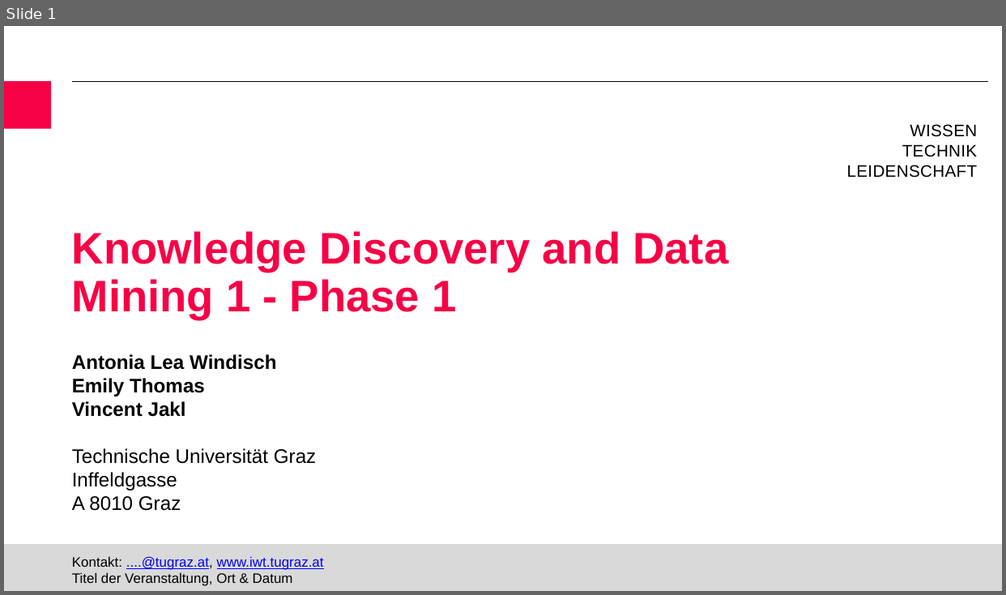
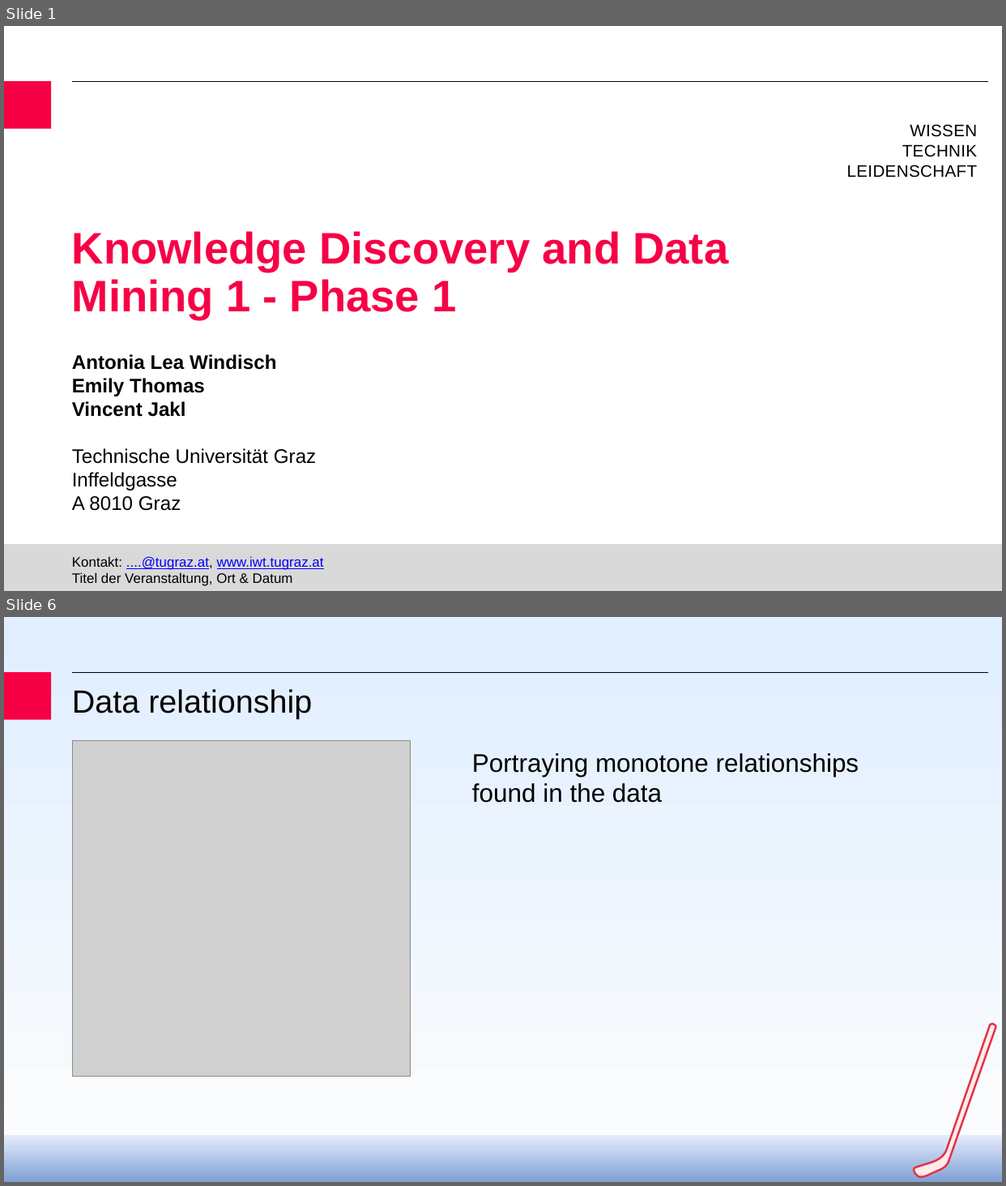
Before and after one commit to jaklvinc/KnowledgeDiscoveryAndDataMining-TUGraz-2026, a slide deck: phase_1/KDDM_phase1_presentation.pptx. Shown one above the other, each under a label of ours: slide 1 before the commit, slides 1 and 6 after it; the slides between them are not shown. The pictures are 1006x595 and 1006x1186 pixels, drawn with LibreOffice and Linux fonts; fonts in the diff are those of the drawing; grey boxes stand for pictures; background and template pictures are left out. Boxes give left, top, right and bottom in pixels: in the first picture for what was removed or moved away, otherwise in the second. Text is boxed around its words. In the diff, an @@ line names an element or a change of style, - is before the commit and + after.

Commit message:
updated presentation
Heatmap just for high correlation but doesnt look nice. Monotone relationship added to presentation

```diff
--- a/phase_1/KDDM_phase1_presentation.pptx
+++ b/phase_1/KDDM_phase1_presentation.pptx
@@ slide 6 added at bbox=[4, 617, 1002, 1182], background gradient #FDFDFD to #E0EEFF; not listed: 2 template elements that a slide beside it also shows @@
@@ title added at bbox=[72, 689, 312, 719], 32.6 pt, text #080203 @@
+Data relationship
@@ picture added at bbox=[73, 740, 411, 1076] @@
@@ text added at bbox=[472, 753, 859, 802], 26 pt, text #000000 @@
+Portraying monotone relationships
+found in the data
@@ freeform shape added at bbox=[914, 1024, 996, 1177], fill #FFEBE7, outline #E2324C 2 pt @@
@@ rectangle added at bbox=[4, 1135, 1002, 1182], fill gradient #7DA0D3 to #E6ECFF @@
```
Also in this commit, not shown: 9 slides changed, 1 slide removed, 2 other files.
